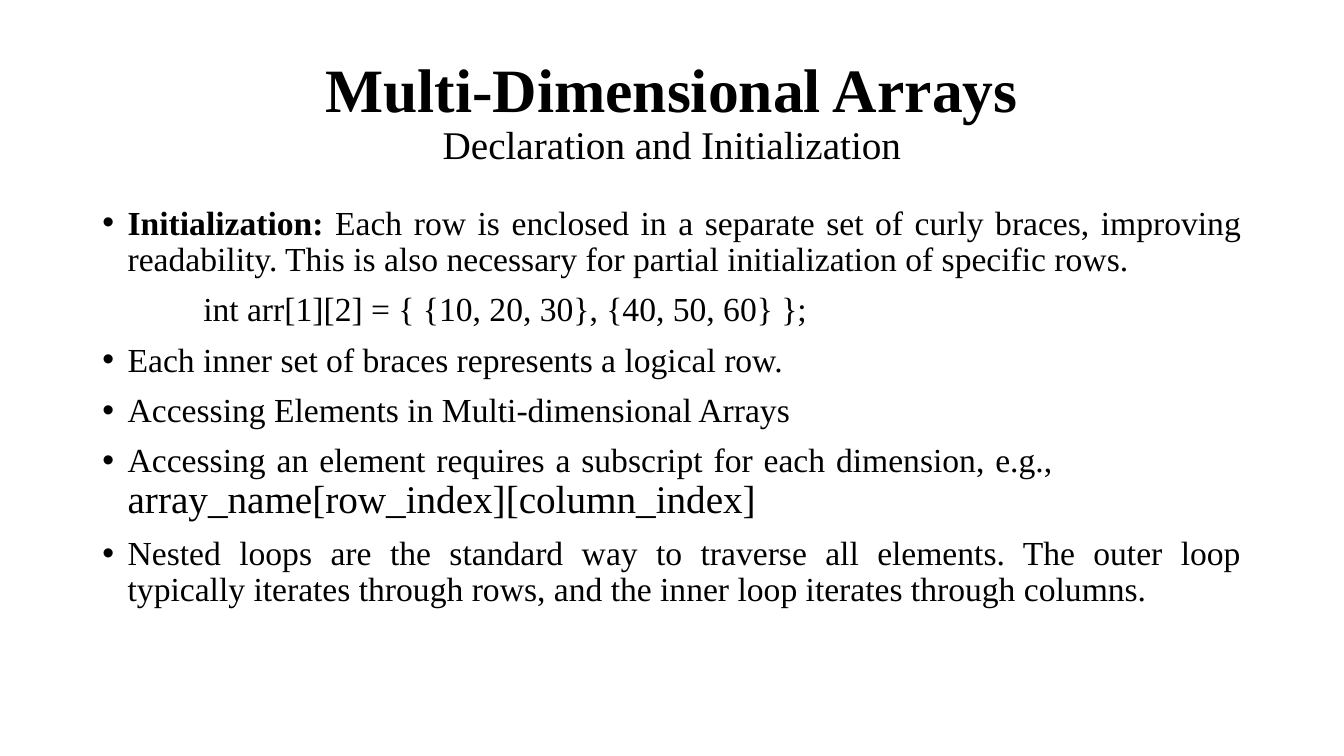
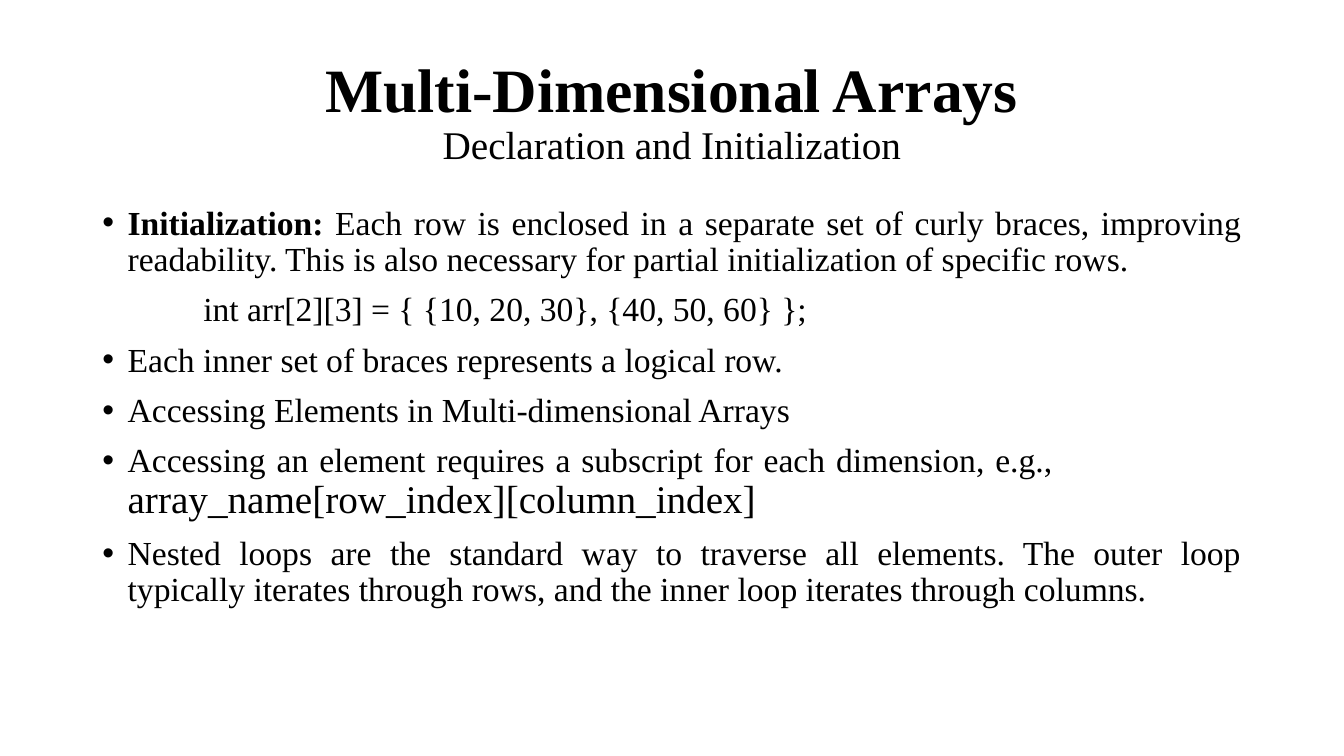
Before and after one commit to Anugrahashaju/S3_Programming_In_C, a slide deck: slide 14 of THEORY/MODULE_2/MODULE2.pptx. Drawn at 1344x756 pixels with LibreOffice and Linux fonts; fonts in the diff are those of the drawing. Boxes give left, top, right and bottom in pixels: in the first picture for what was removed or moved away, otherwise in the second. Text is boxed around its words. In the diff, an @@ line names an element or a change of style, - is before the commit and + after.

```diff
--- a/THEORY/MODULE_2/MODULE2.pptx
+++ b/THEORY/MODULE_2/MODULE2.pptx
@@ text at [203,297,773,326]: text changed @@
-int arr[1][2] = { {10, 20, 30}, {40, 50, 60} };
+int arr[2][3] = { {10, 20, 30}, {40, 50, 60} };
```
Also in this commit, not shown: 2 other slides changed, 2 slides removed, 6 other files.
